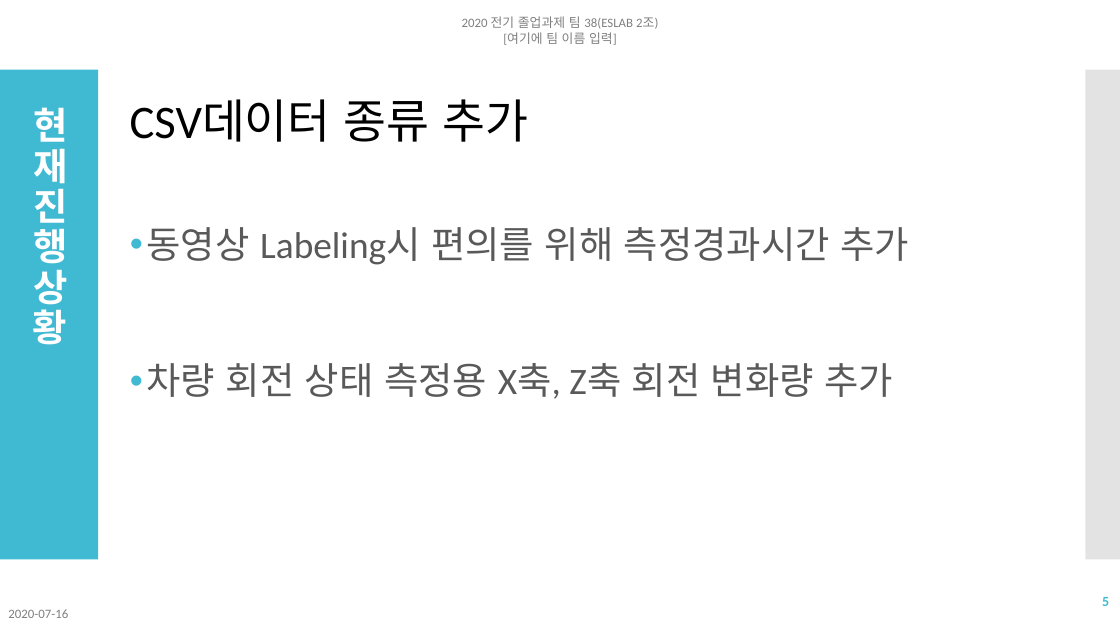
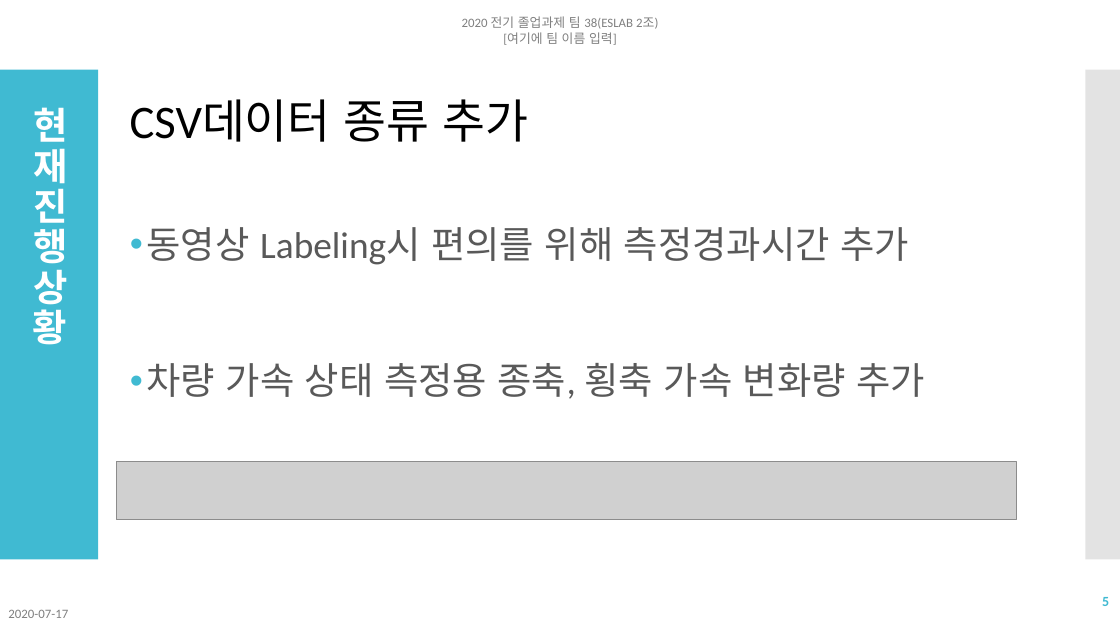
Before and after one commit to NgaAdrain/TEAM_Enter_Text_Here, a slide deck: slide 5 of Reports/졸업과제 네번째 발표 2조.pptx. Drawn at 1120x630 pixels with LibreOffice and Linux fonts; fonts in the diff are those of the drawing; grey boxes stand for pictures. Boxes give left, top, right and bottom in pixels: in the first picture for what was removed or moved away, otherwise in the second. Text is boxed around its words. In the diff, an @@ line names an element or a change of style, - is before the commit and + after.

Commit message:
ppt 추가
0717

```diff
--- a/Reports/졸업과제 네번째 발표 2조.pptx
+++ b/Reports/졸업과제 네번째 발표 2조.pptx
@@ text at box(147, 363, 925, 399): text changed @@
-• 차량 회전 상태 측정용 X축, Z축 회전 변화량 추가
+• 차량 가속 상태 측정용 종축, 횡축 가속 변화량 추가
@@ picture added at box(116, 462, 1017, 520) @@
@@ text at box(8, 610, 68, 618): text changed @@
-2020-07-16
+2020-07-17
```
Also in this commit, not shown: 12 other slides changed, 2 slides added, 6 other files.
